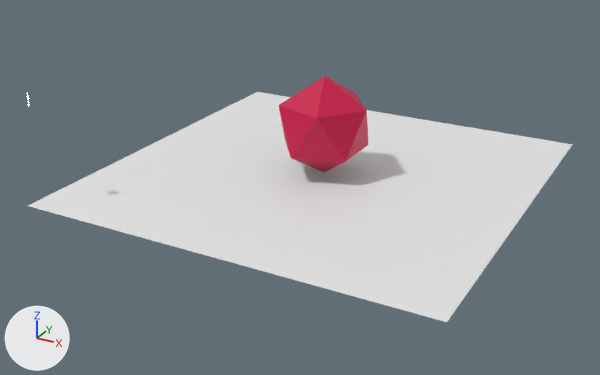
The glTF model models/small_light.glb: old version first, new version second.
Rendered twice from a 50 mm lens placed at (1.74, -3.41, 1.6), pointed at (-0.04, -0.17, -0.03). The lights are fixed; the arrows at lower left show +X, +Y and +Z. Vertices at the same position are counted once.

The older version as bpy lines, for what is in view:
```python
mat_material = principled_material('Material')
mat_material.base_color = (0.8, 0.8, 0.8)  # white #e7e7e7
mat_material_001 = principled_material('Material.001')
mat_material_001.base_color = (0.8, 0.8, 0.8)  # white #e7e7e7
mat_material_001.emission_strength = 10.0
me_icosphere = bpy.data.meshes.new('Icosphere')
me_icosphere.from_pydata(...)  # an icosphere of 20 faces spanning x -0.222..0.222, y -0.211..0.211, z 0.0..0.497
me_icosphere.materials.append(mat_material_002)  # pink #ca0046
me_plane = bpy.data.meshes.new('Plane')
me_plane.from_pydata([(-1.0, -1.0, 0.0), (1.0, -1.0, 0.0), (-1.0, 1.0, 0.0), (1.0, 1.0, 0.0)], [], [(0, 1, 3), (0, 3, 2)])
me_plane.materials.append(mat_material)  # white #e7e7e7
me_plane_001 = bpy.data.meshes.new('Plane.001')
me_plane_001.from_pydata([(-0.9297, -0.9765, 0.4696), (-0.9722, -0.9341, 0.4696), (-0.9297, -0.9765, 0.5296), (-0.9722, -0.9341, 0.5296)], [], [(0, 1, 3), (0, 3, 2)])
me_plane_001.materials.append(mat_material_001)  # white #e7e7e7
ob_icosphere = bpy.data.objects.new('Icosphere', me_icosphere)
ob_icosphere.location = (0.0, 0.0, 0.0)
ob_plane = bpy.data.objects.new('Plane', me_plane)
ob_plane.location = (0.0, 0.0, 0.0)
ob_plane_001 = bpy.data.objects.new('Plane.001', me_plane_001)
ob_plane_001.location = (0.0, 0.0, 0.0)
```
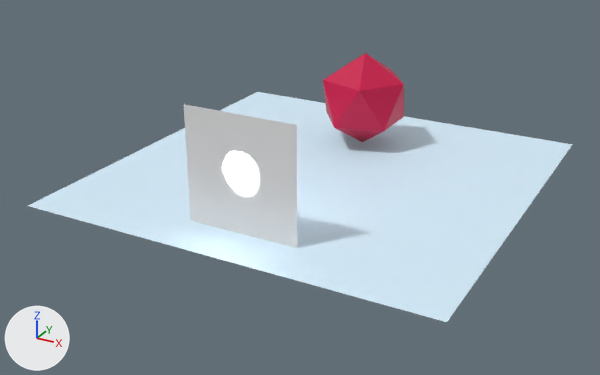
Boxes (x1, y1, x2, y2) around the edits, measured in the pictures (600 x 375 px):
'Plane', recoloured: (28, 92, 573, 322) in both
'Plane.001', surface changed, reshaped (not visible before): after (184, 104, 297, 248)
'Icosphere', mesh moved: before (279, 76, 368, 172); after (323, 53, 404, 142)

Diff of the bpy script that builds the scene:
```diff
--- a/models/small_light.glb.py
+++ b/models/small_light.glb.py
@@ img_emittest @@
+img_emittest = load_image('emittest', '_unpacked/emittest', 512, 512, 'sRGB')
@@ mat_material @@
 mat_material = principled_material('Material')
-mat_material.base_color = (0.8, 0.8, 0.8)  # white #e7e7e7
+mat_material.base_color = (0.689, 0.872, 1.0)  # white #d8f0ff
@@ mat_material_001 @@
 n0 = _N.new('ShaderNodeBsdfPrincipled'); n0.name = 'Principled BSDF'
 n1 = _N.new('ShaderNodeOutputMaterial'); n1.name = 'Material Output'
+n2 = _N.new('ShaderNodeTexImage'); n2.name = 'Image Texture'
+n2.image = img_emittest
 _L.new(n0.outputs[0], n1.inputs[0])  # 'BSDF' to 'Surface'
+_L.new(n2.outputs[0], n0.inputs[27])  # 'Color' to 'Emission Color'
@@ me_icosphere @@
 me_icosphere.from_pydata(...)  # 12 vertices, 20 faces; spans x -0.222..0.222, y -0.211..0.211, z 0.0..0.497
 # used by ob_icosphere; location = (0.0, 0.0, 0.0)
+# me_icosphere part 1: the whole mesh is moved by (-0.011, 0.482, 0.0)
 me_icosphere.materials.append(mat_material_002)
@@ me_plane_001 @@
 me_plane_001.from_pydata(...)  # 4 vertices, 2 faces; spans x -0.9722..-0.9297, y -0.9765..-0.9341, z 0.4696..0.5296
 # used by ob_plane_001; location = (0.0, 0.0, 0.0)
-me_plane_001.vertices[0].co = (-0.9297, -0.9765, 0.4696)
-me_plane_001.vertices[1].co = (-0.9722, -0.9341, 0.4696)  # pixel (29, 104)
-me_plane_001.vertices[2].co = (-0.9297, -0.9765, 0.5296)  # pixel (27, 94)
-me_plane_001.vertices[3].co = (-0.9722, -0.9341, 0.5296)
+# me_plane_001 part 2
+me_plane_001.vertices[0].co = (0.2739, -0.7683, 0.0)  # pixel (297, 248)
+me_plane_001.vertices[1].co = (-0.2595, -0.7683, 0.0)  # pixel (190, 220)
+me_plane_001.vertices[2].co = (0.2739, -0.7683, 0.5334)  # pixel (296, 124)
+me_plane_001.vertices[3].co = (-0.2595, -0.7683, 0.5334)  # pixel (183, 104)
 me_plane_001.materials.append(mat_material_001)
```
